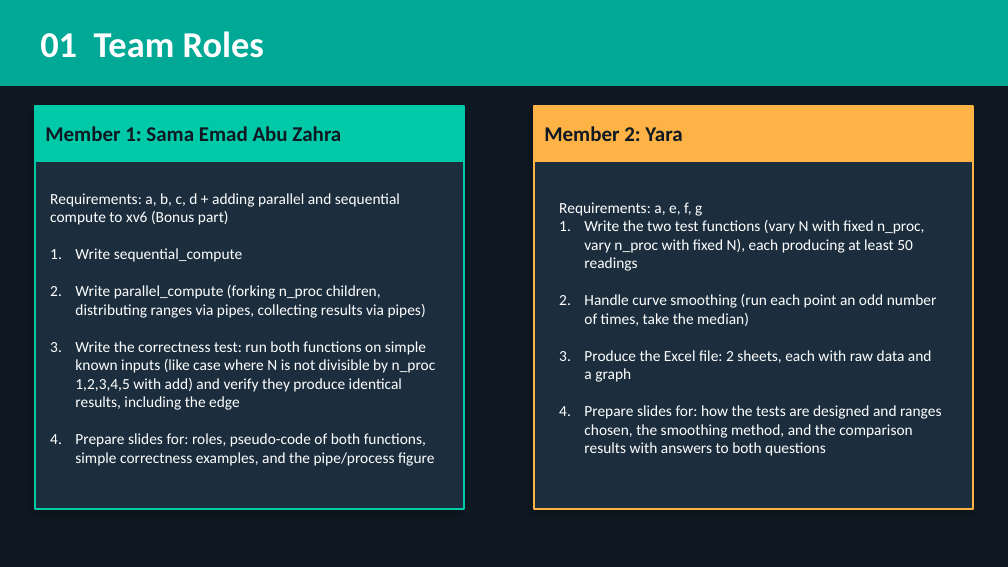
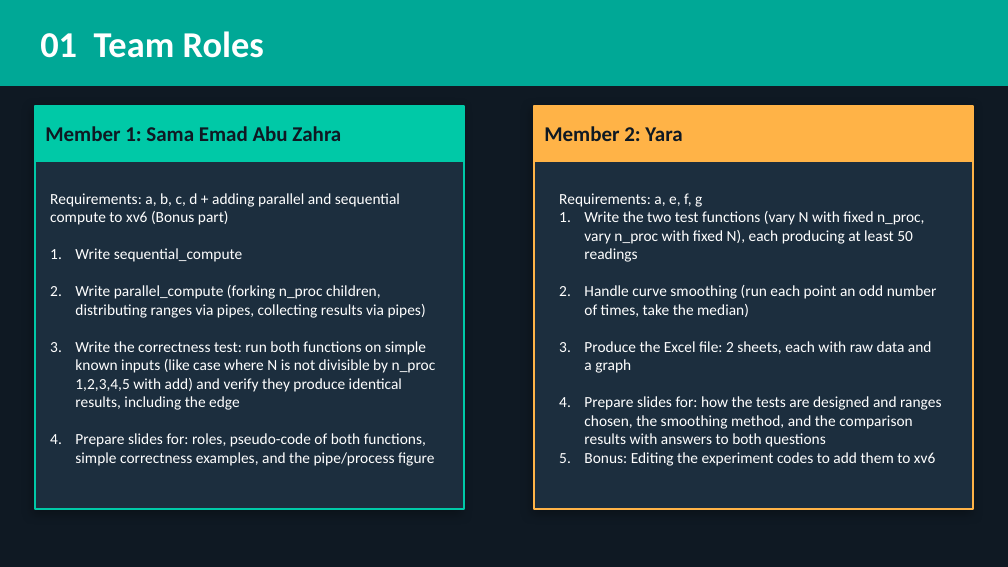
Before and after one commit to Sama3mad/OS-Lab-Project-4---The-fork-and-pipe-System-Calls, a slide deck: slide 2 of OS_Lab_Project_Slides.pptx. Drawn at 1008x567 pixels with LibreOffice and Linux fonts; fonts in the diff are those of the drawing. Boxes give left, top, right and bottom in pixels: in the first picture for what was removed or moved away, otherwise in the second. Text is boxed around its words. In the diff, an @@ line names an element or a change of style, - is before the commit and + after.

```diff
--- a/OS_Lab_Project_Slides.pptx
+++ b/OS_Lab_Project_Slides.pptx
@@ text at (584,452,935,466): paragraph added @@
+5. Bonus: Editing the experiment codes to add them to xv6
```
Also in this commit, not shown: 2 other slides changed, 4 slides added, 2 other files.
